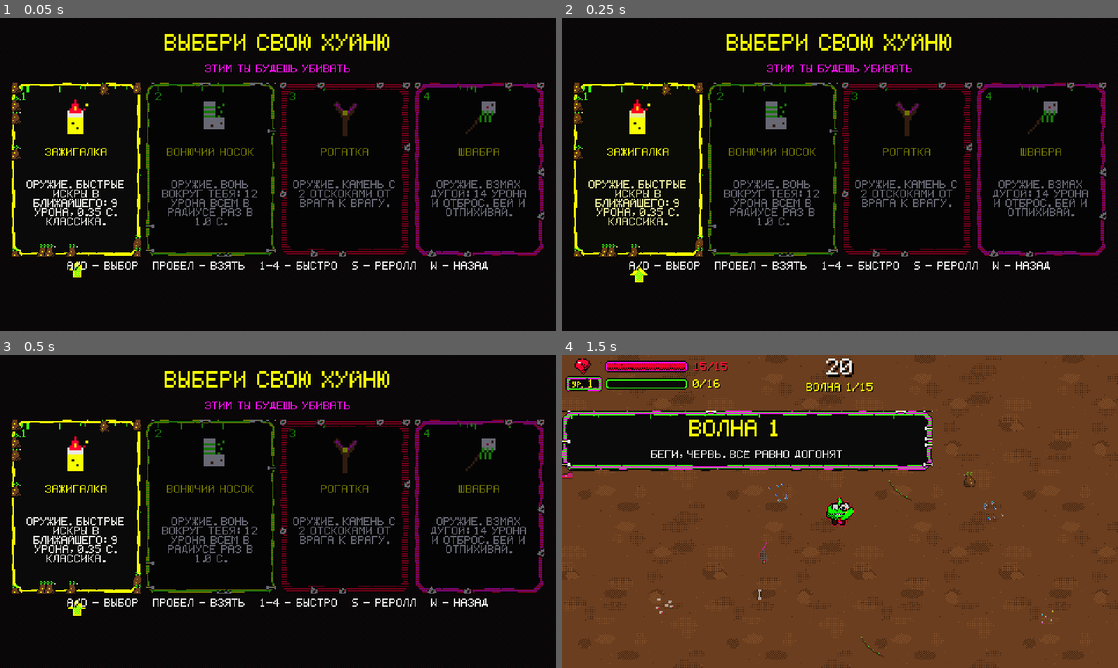
Above: before the commit, frames 1-4 (two rows, left to right).
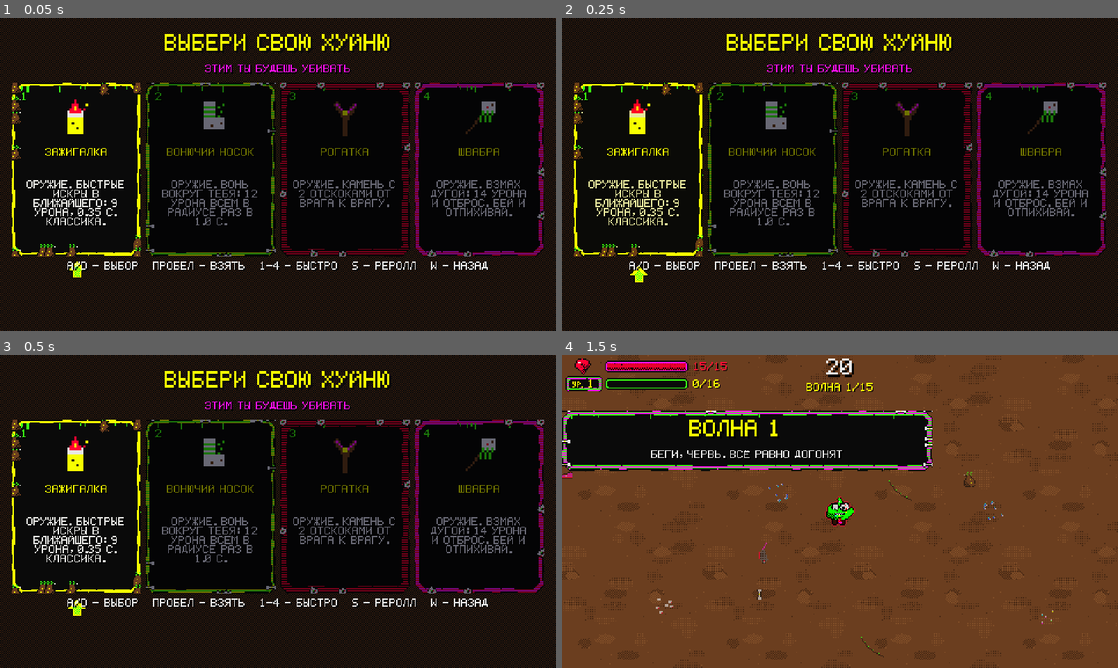
Above: after the commit, the same moments.

Repository: Gepackstuck/Stinky_Dumpster_Survivors
Game: Godot game, scene res://scenes/levels/main.tscn
Same seed, same stepped clock (60 frames per second), same inputs: the game is played once before the commit and once after it.
Inputs (mouse positions are in pixels of both pictures, inside the frame that each line leads up to):
- Up to frame 1 (0.05 s): no input
- Up to frame 2 (0.25 s): no input
- Up to frame 3 (0.5 s): no input
- Up to frame 4 (1.5 s): click "1" at 0.5 s; tap Enter (ui_accept) at 1.25 s; move the mouse to (962, 495) at 1.27 s; hold D (move_right) from 1.28 s (still down); tap R at 1.35 s

The runs differ from the first frame. In frame 1, 23% of the frame differs, in the area x 0-100%, y 0-100%; in frame 2, 23%; in frame 3, 23%; in frame 4, nothing differs.

Commit message:
fix: коричневый фон Ларька вместо чёрного
Co-Authored-By: Claude Sonnet 5.5 <noreply@anthropic.com>
Claude-Session: https://claude.ai/code/session_01GvQcLtpmeq9xDjqGAM3qCT

Diff:
--- a/scenes/ui/level_up_screen.tscn
+++ b/scenes/ui/level_up_screen.tscn
@@ -39,7 +39,7 @@
 anchor_right = 1.0
 anchor_bottom = 1.0
 mouse_filter = 2
-color = Color(0.0392157, 0.0156863, 0.0235294, 1)
+color = Color(0.17, 0.095, 0.05, 1)
 
 [node name="Dim" type="TextureRect" parent="Root"]
 layout_mode = 1
